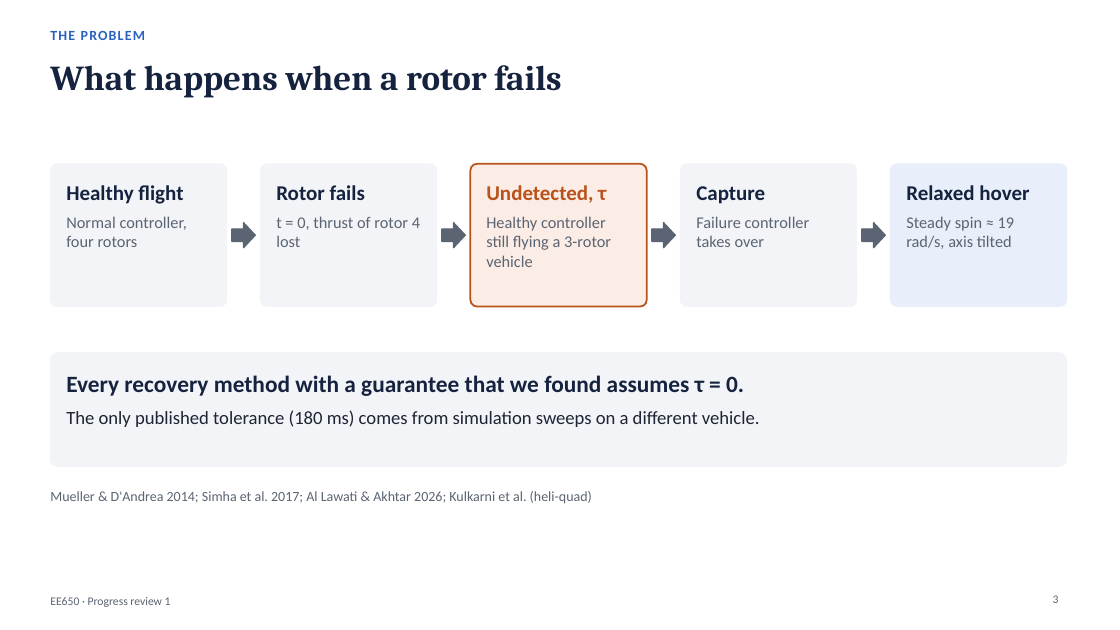
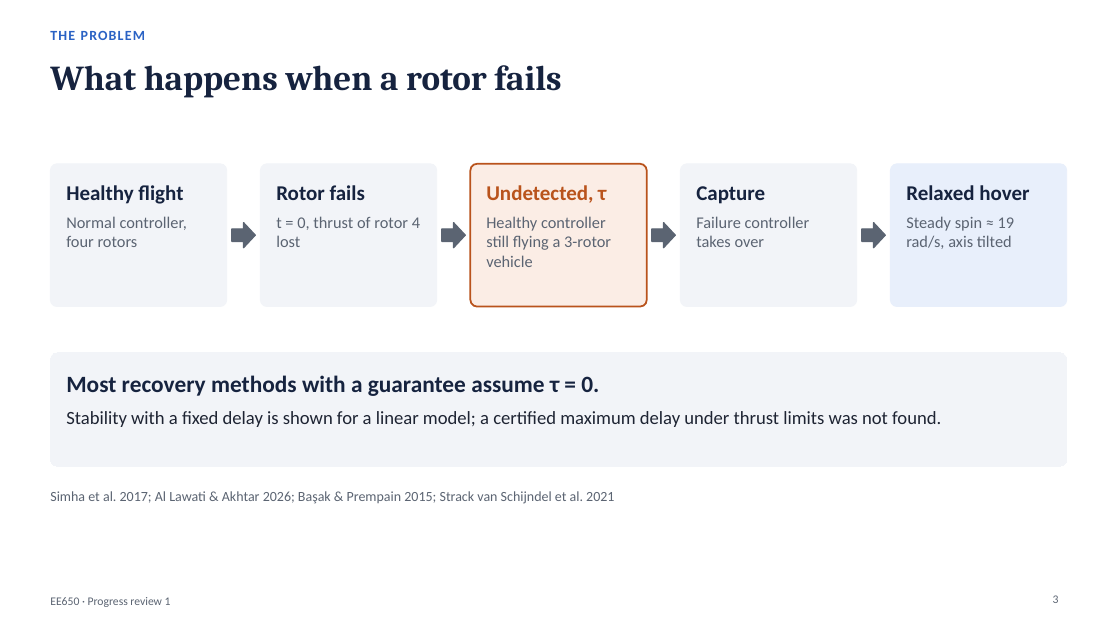
Before and after one commit to pranshuk22/quadrotor-rotor-loss-recovery, a slide deck: slide 3 of docs/deck/progress-review-1.pptx. Drawn at 1120x630 pixels with LibreOffice and Linux fonts; fonts in the diff are those of the drawing. Boxes give left, top, right and bottom in pixels: in the first picture for what was removed or moved away, otherwise in the second. Text is boxed around its words. In the diff, an @@ line names an element or a change of style, - is before the commit and + after.

Commit message:
Update deck with team and corrected gap
Add the team members to the cover, correct the detection-delay gap
statement and sources on slides 3 and 14, and rebuild the PPTX and PDF.

```diff
--- a/docs/deck/progress-review-1.pptx
+++ b/docs/deck/progress-review-1.pptx
@@ text in rounded rectangle at [66,375,941,427]: text changed @@
-Every recovery method with a guarantee that we found assumes τ = 0.
-The only published tolerance (180 ms) comes from simulation sweeps on a different vehicle.
+Most recovery methods with a guarantee assume τ = 0.
+Stability with a fixed delay is shown for a linear model; a certified maximum delay under thrust limits was not found.
@@ text at [50,491,614,504]: text changed @@
-Mueller & D'Andrea 2014; Simha et al. 2017; Al Lawati & Akhtar 2026; Kulkarni et al. (heli-quad)
+Simha et al. 2017; Al Lawati & Akhtar 2026; Başak & Prempain 2015; Strack van Schijndel et al. 2021
```
Also in this commit, not shown: 2 other slides changed, 6 other files.
